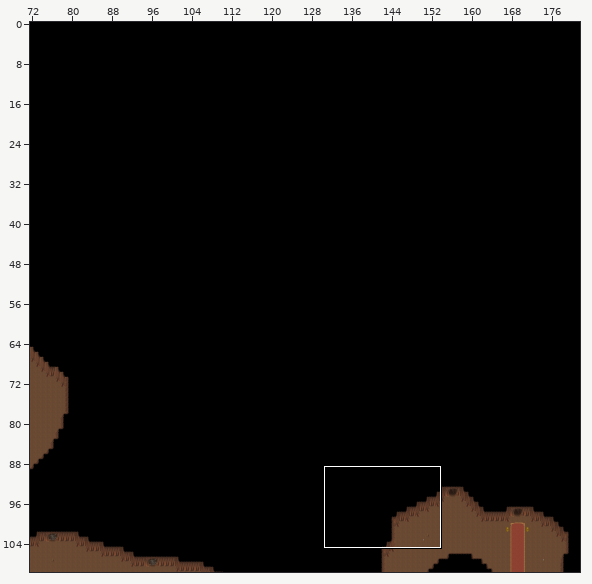
One commit to this Tiled map: tmwdata/maps/008-6.tmx. Above, an overview of the earlier version with the close-up marked.
Close-up. First the earlier version:
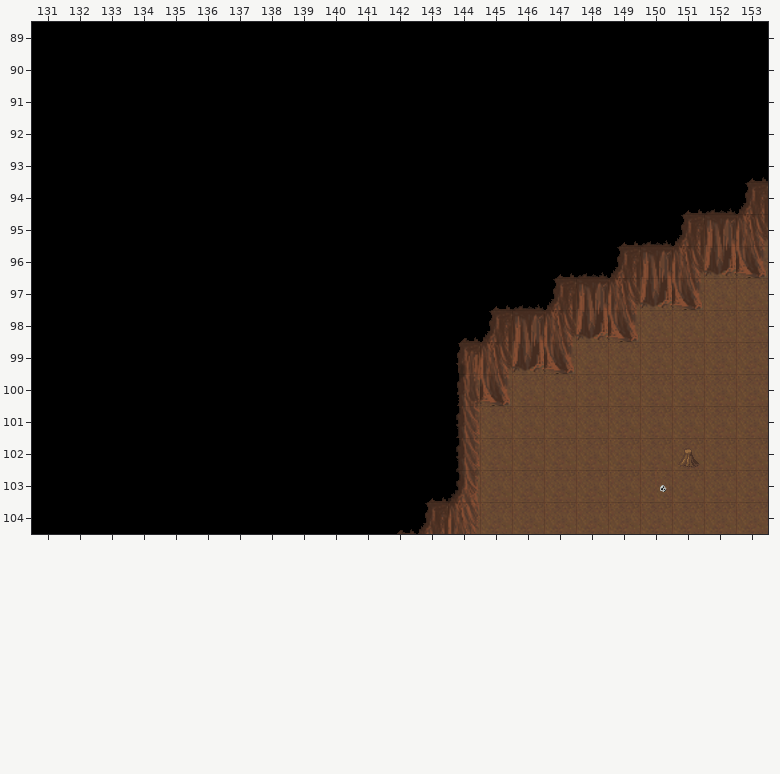
Cells are 32x32 px. Shown: x 131..153, y 89..104. The commit also changed other parts of the map, which this record leaves out.
After:
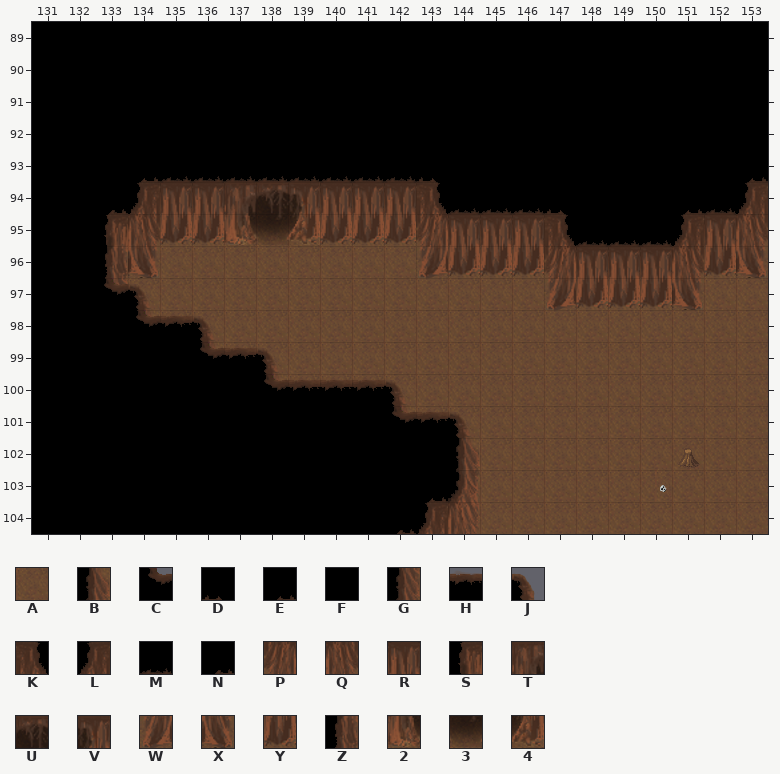
Key: from "Cave": A 4, B 5, C 8, D 17, E 18, F 20, G 21, H 23, J 24, K 33, L 34, M 36, N 38, P 49, Q 50, R 52, S 54, T 61, U 62, V 63, W 65, X 66, Y 68, Z 70, 2 77, 3 78, 4 79.
_ is an empty cell, . an unchanged one.
Change:
--- layer "Ground"
@@ x 133..149 @@
- 93 .FFFFFFFFFF......
- 94 FFFFFFFFFFFFFFF..
- 95 FFFFFFFFFFFFFFFFE
- 96 FFFFFFFFFFFFFFEML
- 97 FFFFFFFFFFFFEMLRQ
- 98 .FFFFFFFFFFNLRQYX
- 99 ...FFFFFFFFSQYX..
-100 .....FFFFFFZX....
-101 .........FFG.....
-102 ...........G.....
+ 93 .EMMMMMMMMD......
+ 94 NLRRTUVRRRKMMMD..
+ 95 SQYY234YYYPRRRKMM
+ 96 ZXAAAAAAAAWYYYPRR
+ 97 GAAAAAAAAAAAAAWYY
+ 98 .BAAAAAAAAAAAAAAA
+ 99 ...BAAAAAAAAAAA..
+100 .....BAAAAAAA....
+101 .........BAA.....
+102 ...........B.....
--- layer "Top"
@@ x 133..144 @@
- 97 __..........
- 98 .___........
- 99 ...___......
-100 ....._____..
-101 .........___
+ 97 CJ..........
+ 98 .CHJ........
+ 99 ...CHJ......
+100 .....CHHHJ..
+101 .........CHJ
